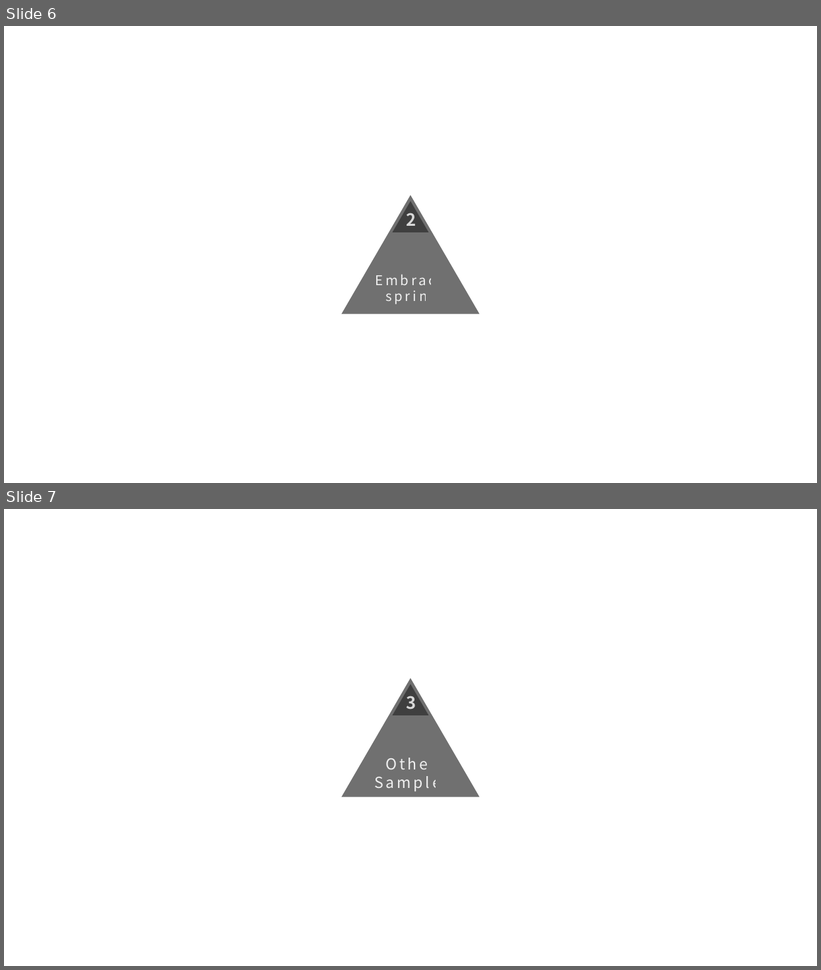
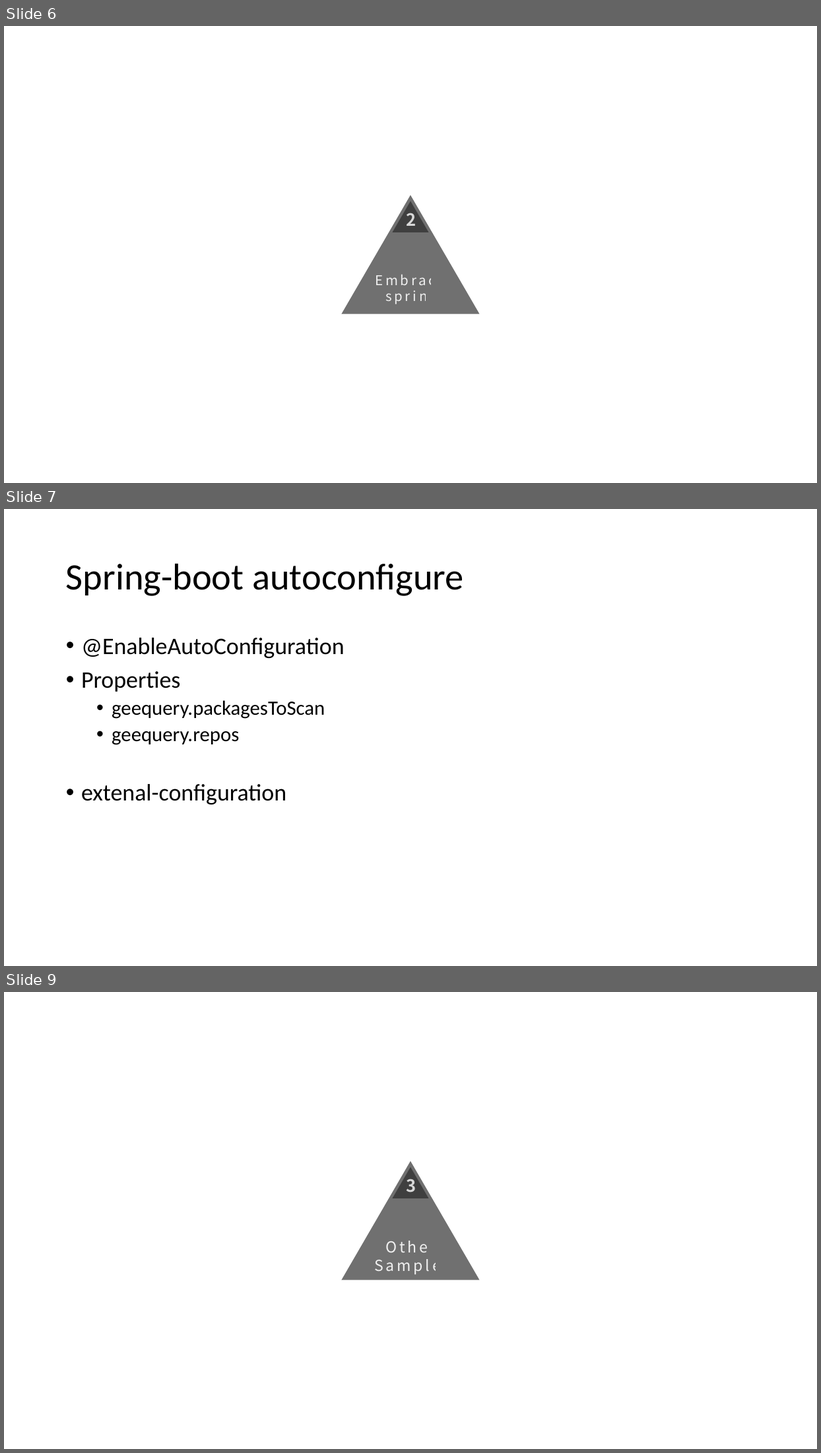
Before and after one commit to xuse/ef-orm, a slide deck: manual/Others/GQ 1.12.pptx. Shown one above the other, each under a label of ours: slides 6 and 7 before the commit, slides 6, 7 and 9 after it; the slides between them are not shown. The pictures are 821x970 and 821x1453 pixels, drawn with LibreOffice and Linux fonts; fonts in the diff are those of the drawing. Boxes give left, top, right and bottom in pixels: in the first picture for what was removed or moved away, otherwise in the second. Text is boxed around its words. In the diff, an @@ line names an element or a change of style, - is before the commit and + after.

```diff
--- a/manual/Others/GQ 1.12.pptx
+++ b/manual/Others/GQ 1.12.pptx
@@ slide 7 added at [4, 509, 817, 966], background #FFFFFF @@
@@ title added at [66, 563, 463, 596], 44 pt, text #000000 @@
+Spring-boot autoconfigure
@@ text added at [81, 638, 345, 805], 28 pt, text #000000 @@
+• @EnableAutoConfiguration
+• Properties
+  • geequery.packagesToScan
+  • geequery.repos
+• extenal-configuration
@@ what was slide 7 is now slide 9 @@
```
Also in this commit, not shown: 1 slide changed, 2 other slides added.
